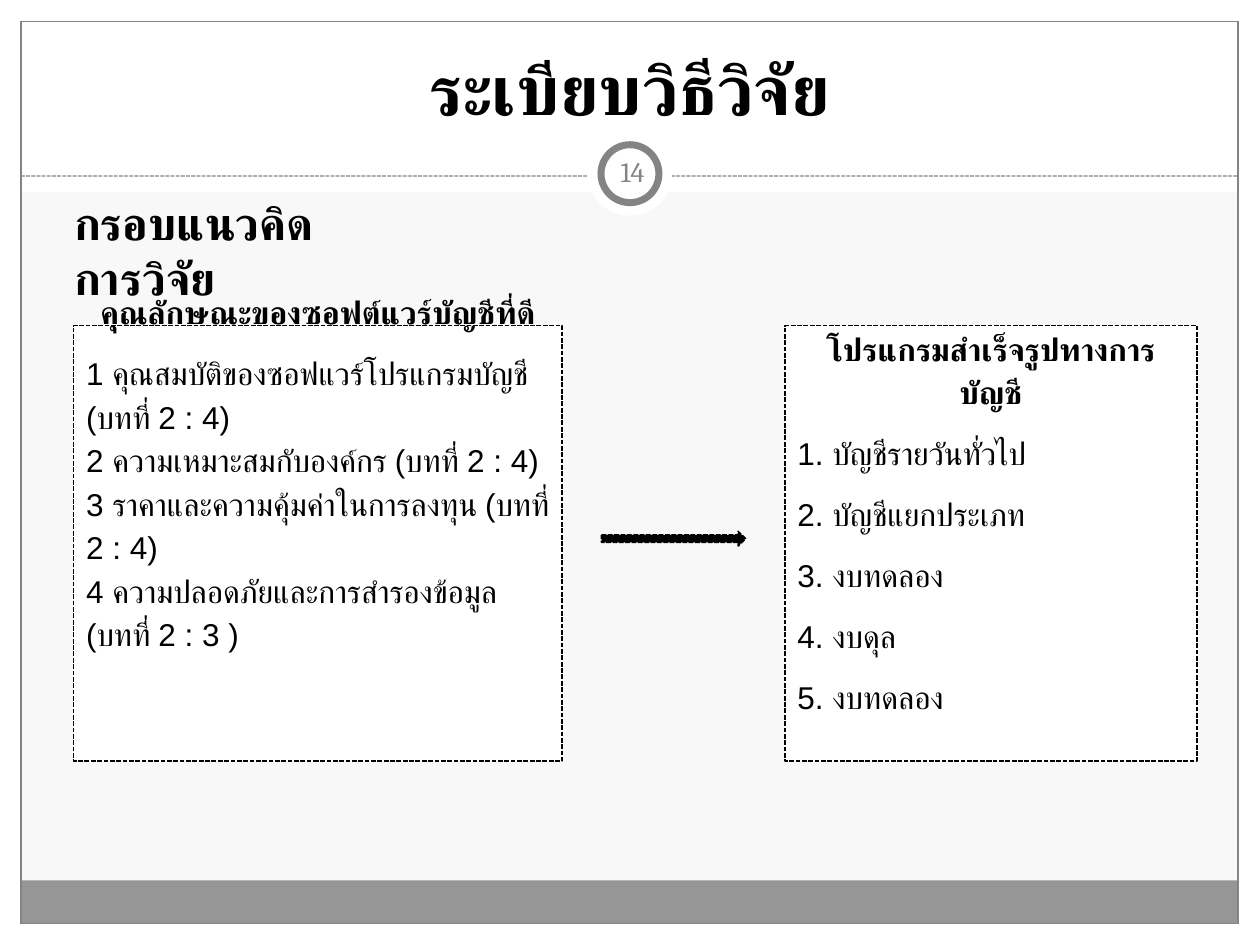
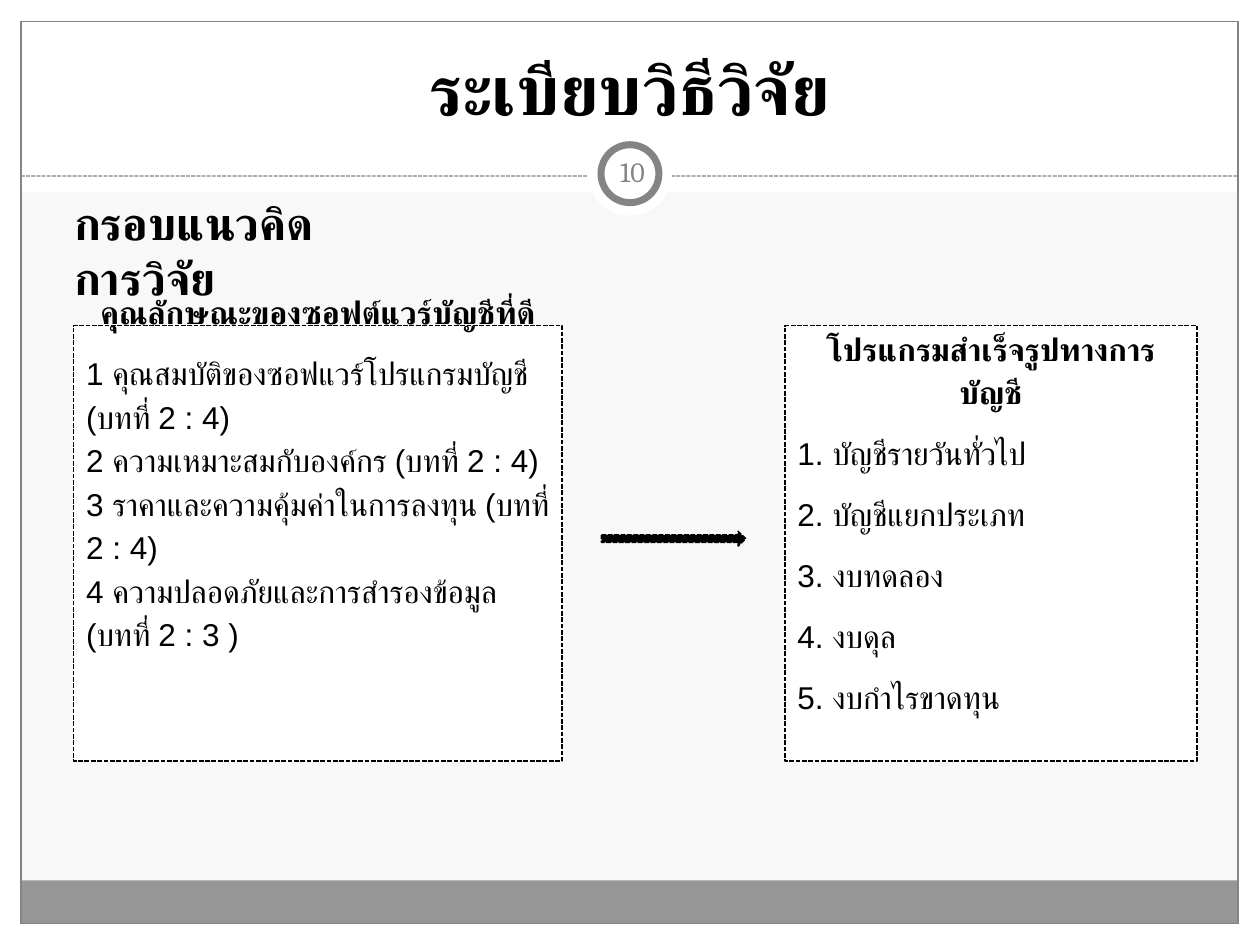
Before and after one commit to Tanandara/research, a slide deck: slide 10 of ฐานันดร์(โปรแกรมบัญชี RCIM)-Workshop (MBA).pptx (slide 14 before the commit). Drawn at 1260x945 pixels with LibreOffice and Linux fonts; fonts in the diff are those of the drawing. Boxes give left, top, right and bottom in pixels: in the first picture for what was removed or moved away, otherwise in the second. Text is boxed around its words. In the diff, an @@ line names an element or a change of style, - is before the commit and + after.

```diff
--- a/ฐานันดร์(โปรแกรมบัญชี RCIM)-Workshop (MBA).pptx
+++ b/ฐานันดร์(โปรแกรมบัญชี RCIM)-Workshop (MBA).pptx
@@ page number at box(620, 163, 645, 182): text changed @@
-14
+10
@@ text in rectangle at box(797, 684, 1000, 718): text changed @@
-5. งบทดลอง
+5. งบกำไรขาดทุน
```
Also in this commit, not shown: 5 other slides changed, 9 slides removed, 1 other file.
